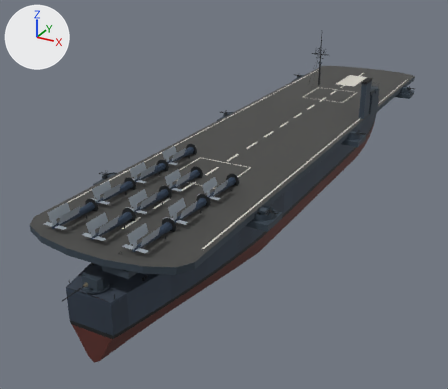
Renders of the glTF model assets/models/casablanca.glb from each side of a commit.
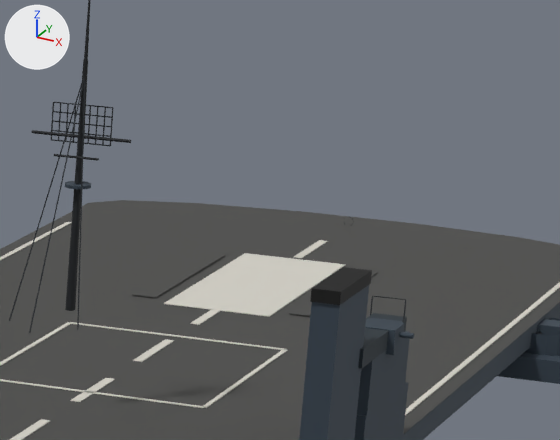
Each version is shown whole from a camera (50 mm lens) standing at (58.4, -140.1, 60.0) and looking at (-9.8, -16.1, -2.0), then close up on the part from 68% to 91% of the width and 8% to 28% of the height. Arrows for +X, +Y and +Z are at upper left; the lights stay in place. The last two pictures show the newer version. Where no turn or scale is listed for an object, it has been applied to the vertices. Vertices at exactly the same position are counted once.

Names of what the first close-up shows: 'Director', 'Hull' and 1 more.
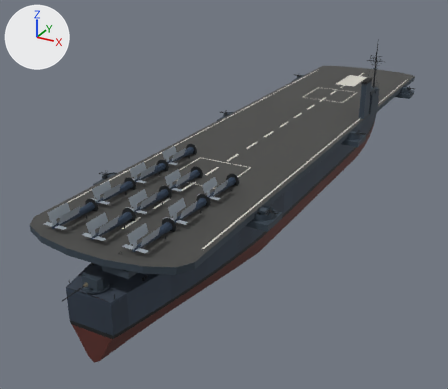
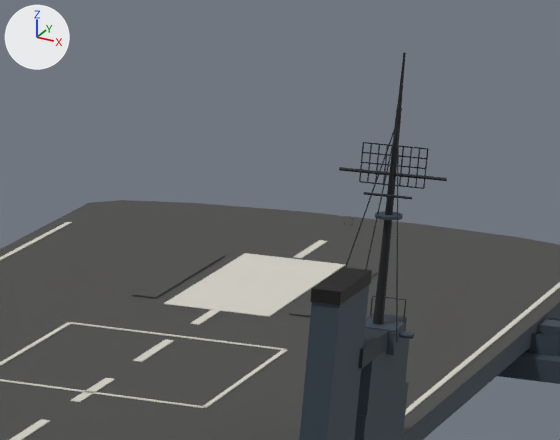
The change, as a diff of the scene's bpy script:
```diff
--- a/assets/models/casablanca.glb.py
+++ b/assets/models/casablanca.glb.py
@@ me_hull @@
 # used by ob_hull; location = (0.0, 0.0, 0.0)
-me_hull.from_pydata(...)  # 10304 vertices, 14650 faces; spans x -19.0..19.0, y -78.0..78.0, z -6.0..34.0
+me_hull.from_pydata(...)  # 10303 vertices, 14650 faces; spans x -19.0..19.0, y -78.0..78.0, z -6.0..33.0
+# me_hull part 1
+# 70 vertices are removed from x -2.0..2.0, y 19.0..21.0, z 25.0..31.0
+# 245 faces are deleted
+# 33 vertices in x -1.0..2.0, y 20.0, z 28.0..34.0 move by (15.0, 0.0, -1.0)
+# 20 vertices in x -1.0..2.0, y 20.0..21.0, z 25.0..30.0 move by (15.0, 0.0, 0.0)
+# 17 vertices in x -1.0..1.0, y 20.0, z 19.0..27.0 move by (15.0, 0.0, 1.0)
+# 8 vertices in x -1.0..2.0, y 20.0, z 29.0 move by (15.0, 0.0, -2.0)
+# 6 vertices in x -2.0, y 20.0, z 27.0 move by (20.0, 0.0, 0.0)
+# 6 vertices in x -2.0..0.0, y 20.0, z 25.0..28.0 move by (16.0, 0.0, 0.0)
+# 56 vertices move from x -2.0..2.0, y 15.0..21.0, z 19.0..30.0 to x 13.0..17.0, y 15.0..21.0, z 20.0..30.0
+# 69 vertices are added at x 13.0..18.0, y 19.0..21.0, z 25.0..28.0
+# 36 new faces join them, mat_paint_1b1f23 (black #1b1f23)
+# 174 new faces join them, mat_paint_20262c (black #20262c)
+# 35 new faces join them, mat_paint_36434f (dark blue #36434f)
 me_hull.materials.append(mat_paint_5a2a24)
```

Changed parts and their boxes [x1, y1, x2, y2] in the close-ups (560 x 440 px; the box of a moved part takes in the faces that stretch with it):
'Hull', reshaped
    before: [0, 0, 560, 440]
    after: [0, 53, 560, 440]
part 1 of me_hull, moved or reshaped
    before: [9, 0, 131, 333]
    after: [339, 53, 447, 342]
